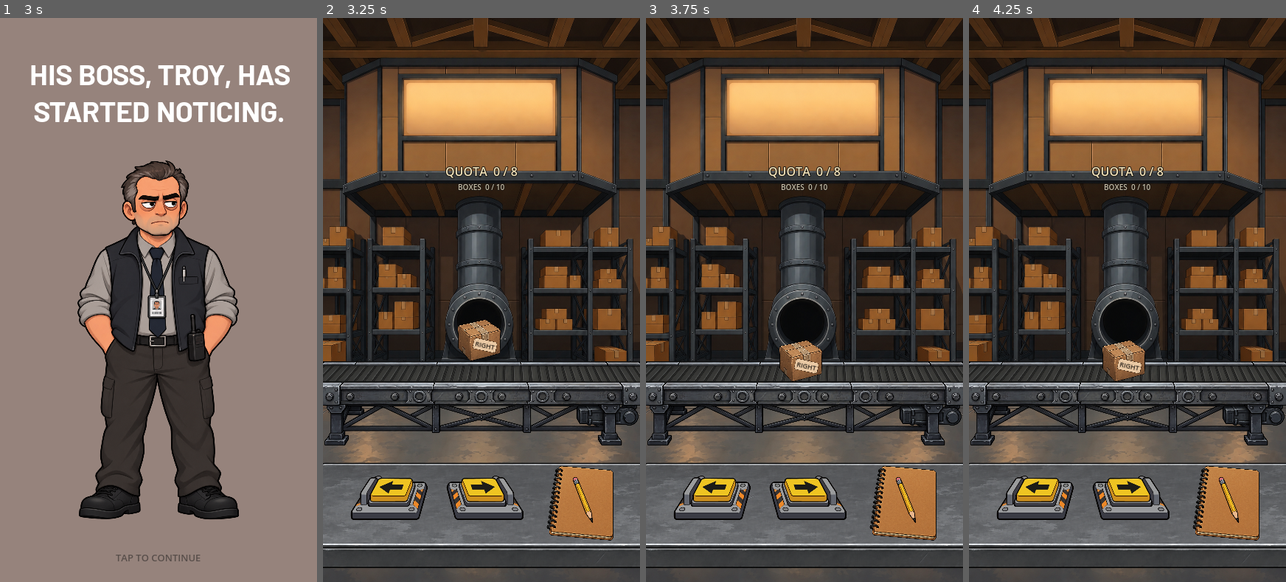
Above: before the commit, frames 1-4 (left to right).
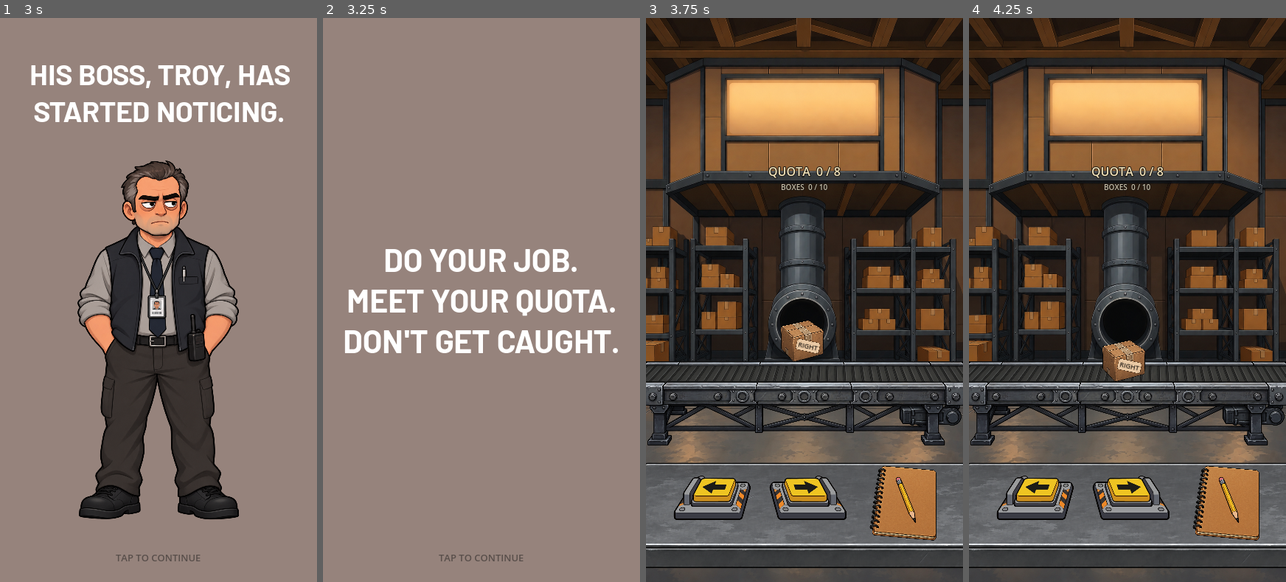
Above: after the commit, the same moments.

Repository: patrickcallahancomedy/comedian
Game: Godot game, scene res://scenes/story/story_sequence.tscn
Two runs of this game, one before a commit and one after it. Both use one fixed random seed, a clock stepped at 60 frames per second and the inputs below.
Inputs (mouse positions are in pixels of both pictures, inside the frame that each line leads up to):
- Up to frame 1 (3 s): tap Enter (ui_accept) at 0.5, 0.77, 1.25, 1.52, 2, 2.75 s; move the mouse to (228, 271) at 0.52 s; click (228, 271) at 0.67 s; move the mouse to (95, 328) at 1.27 s; click (95, 328) at 1.42 s; move the mouse to (190, 175) at 2.02 s; click (190, 175) at 2.17 s; move the mouse to (142, 412) at 2.77 s; click (142, 412) at 2.92 s
- Up to frame 2 (3.25 s): tap Enter (ui_accept) at 3.02 s
- Up to frame 3 (3.75 s): tap Enter (ui_accept) at 3.5 s; move the mouse to (899, 384) at 3.52 s; click (899, 384) at 3.67 s
- Up to frame 4 (4.25 s): tap Enter (ui_accept) at 3.77 s

Frame 1 is identical in both runs. In frame 2, 100% of the frame differs, in the area x 0-100%, y 0-100%; in frame 3, 1.2%; in frame 4, nothing differs.

Commit message:
Wire shift rules page into story sequence

Diff:
--- a/godot/scripts/story/story_sequence.gd
+++ b/godot/scripts/story/story_sequence.gd
@@ -8,6 +8,7 @@
 	preload("res://scenes/story/pages/05_noticed_things.tscn"),
 	preload("res://scenes/story/pages/06_writing_notebook.tscn"),
 	preload("res://scenes/story/pages/07_troy_noticing.tscn"),
+	preload("res://scenes/story/pages/08_shift_rules.tscn"),
 ]
 
 const ADVANCE_DEBOUNCE_MS := 250
